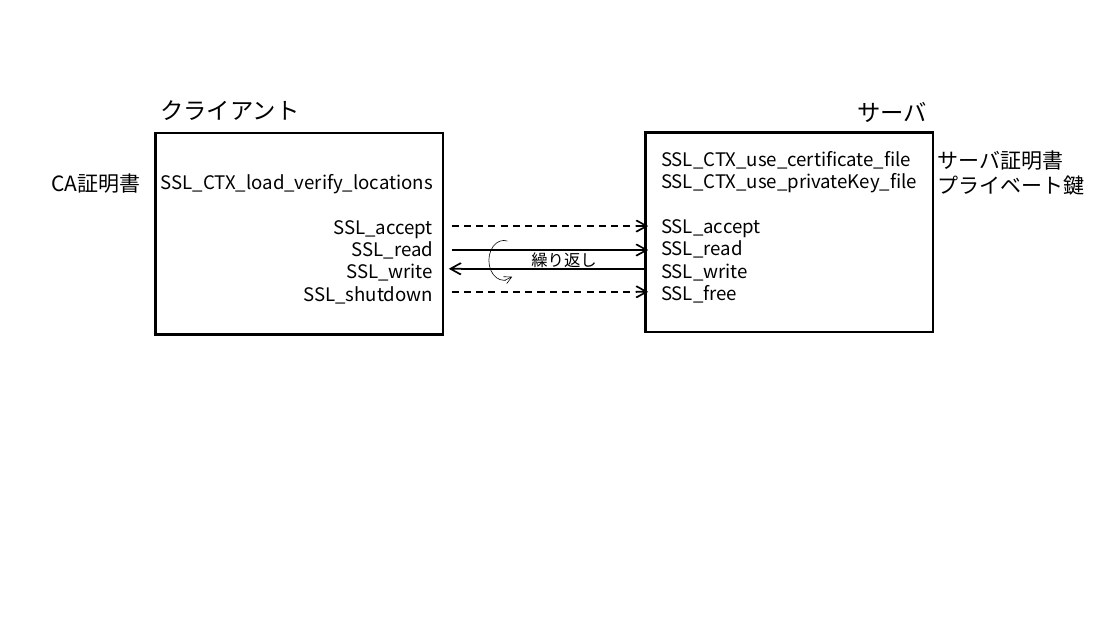
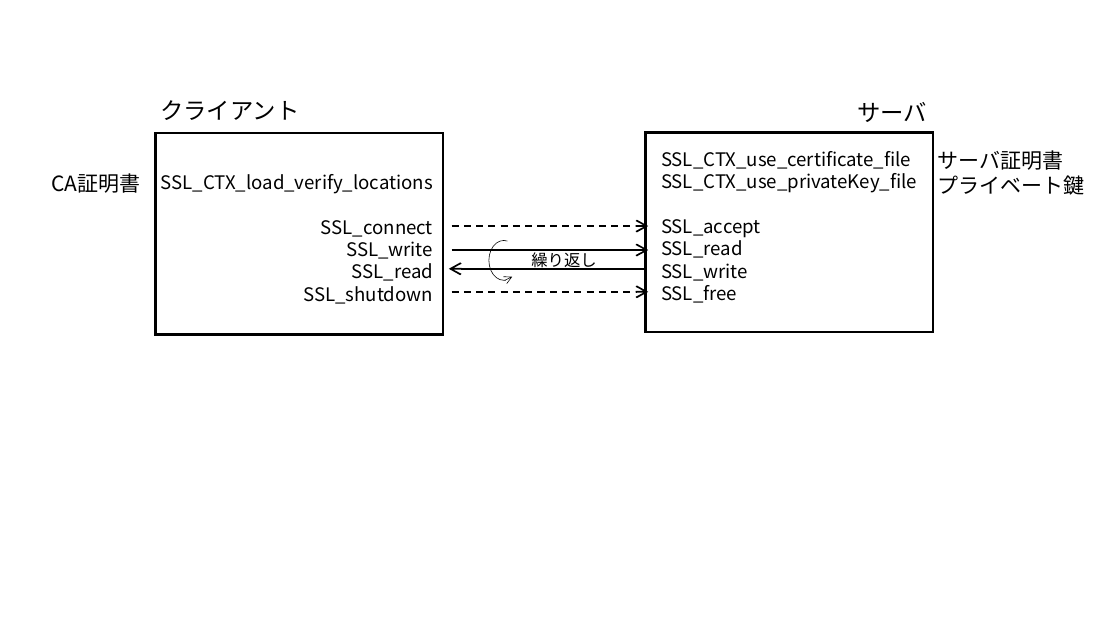
Before and after one commit to kojo1/TLSbook-en, a slide deck: slide 1 of Part2.Programming/Chapter6.TLSProtocol/Chapter6.Fig.pptx. Drawn at 1120x630 pixels with LibreOffice and Linux fonts; fonts in the diff are those of the drawing. Boxes give left, top, right and bottom in pixels: in the first picture for what was removed or moved away, otherwise in the second. Text is boxed around its words. In the diff, an @@ line names an element or a change of style, - is before the commit and + after.

```diff
--- a/Part2.Programming/Chapter6.TLSProtocol/Chapter6.Fig.pptx
+++ b/Part2.Programming/Chapter6.TLSProtocol/Chapter6.Fig.pptx
@@ text at (321, 220, 433, 259): text changed @@
-SSL_accept
+SSL_connect
+SSL_write
@@ text at (346, 263, 433, 281): paragraph removed @@
-SSL_write
```
Also in this commit, not shown: 1 other slide changed, 3 slides added, 7 other files.
